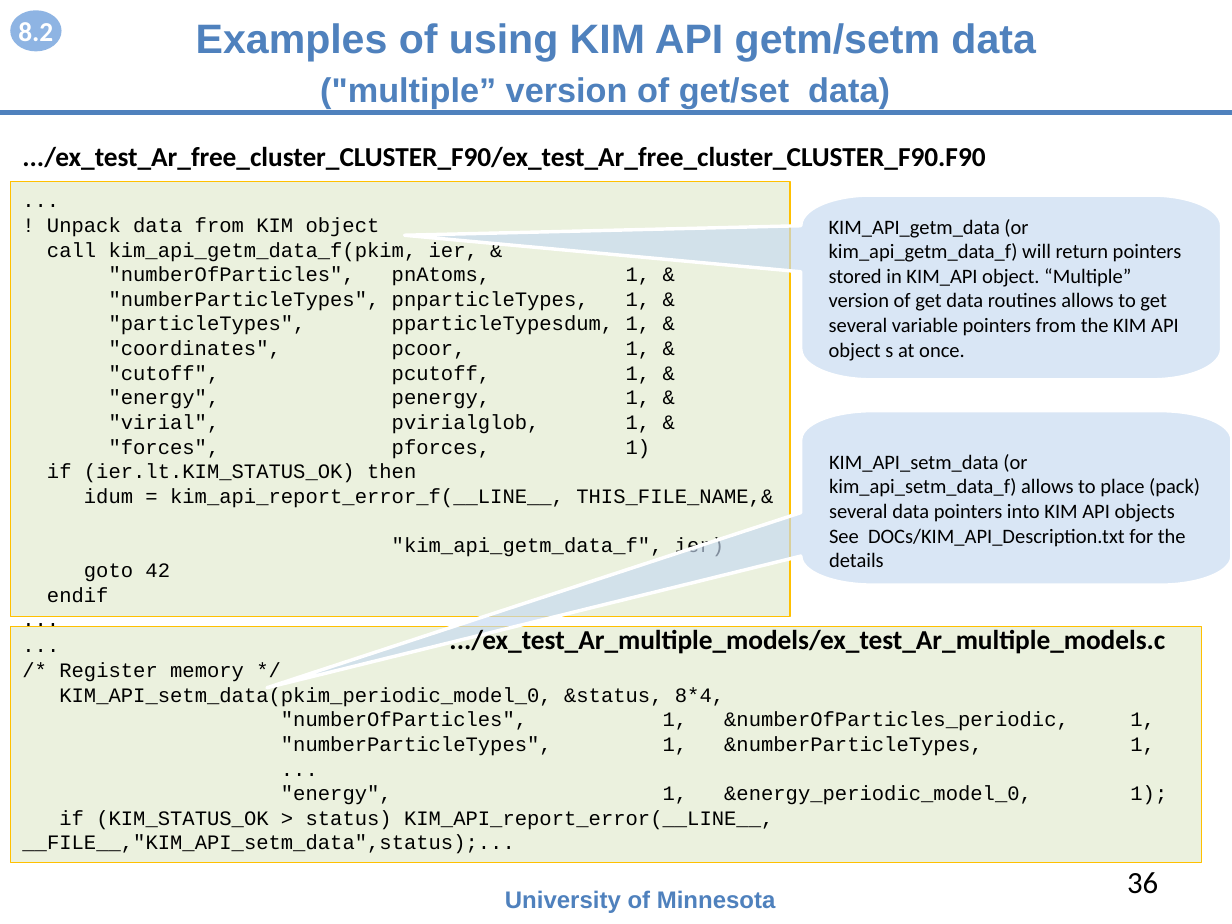
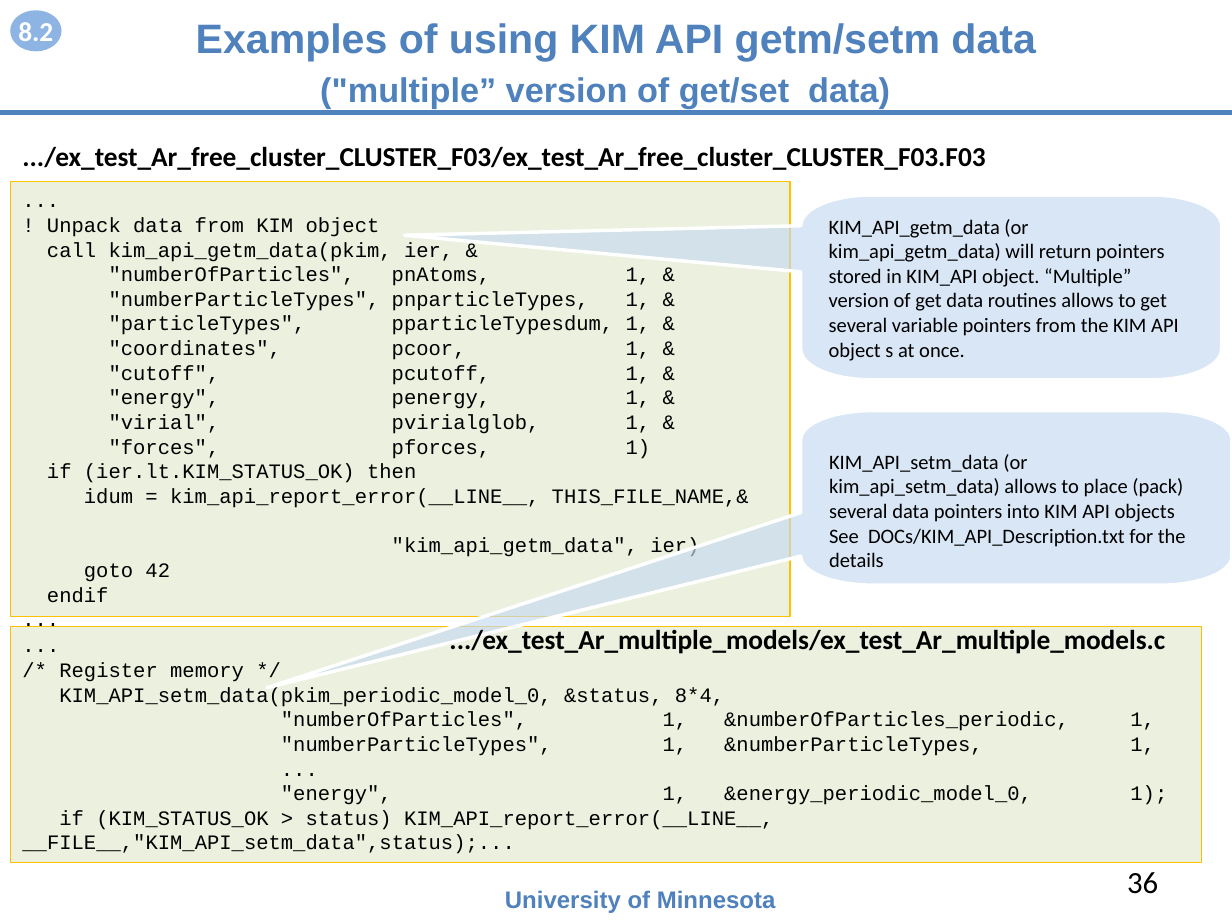
Before and after one commit to openkim/kim-api, a slide deck: slide 36 of DOCS/openkim-api-introduction.pptx. Drawn at 1232x924 pixels with LibreOffice and Linux fonts; fonts in the diff are those of the drawing. Boxes give left, top, right and bottom in pixels: in the first picture for what was removed or moved away, otherwise in the second. Text is boxed around its words. In the diff, an @@ line names an element or a change of style, - is before the commit and + after.

```diff
--- a/DOCS/openkim-api-introduction.pptx
+++ b/DOCS/openkim-api-introduction.pptx
@@ text at (22, 146, 985, 170): text changed @@
-.../ex_test_Ar_free_cluster_CLUSTER_F90/ex_test_Ar_free_cluster_CLUSTER_F90.F90
+.../ex_test_Ar_free_cluster_CLUSTER_F03/ex_test_Ar_free_cluster_CLUSTER_F03.F03
@@ text in freeform shape at (829, 219, 1179, 361): text changed @@
-KIM_API_getm_data (or kim_api_getm_data_f) will return pointers stored in KIM_API object. “Multiple” version of get data routines allows to get several variable pointers from the KIM API object s at once.
+KIM_API_getm_data (or kim_api_getm_data) will return pointers stored in KIM_API object. “Multiple” version of get data routines allows to get several variable pointers from the KIM API object s at once.
@@ text in rectangle at (47, 242, 453, 262): text changed @@
-call kim_api_getm_data_f(pkim, ier, &
+call kim_api_getm_data(pkim, ier, &
@@ text in freeform shape at (829, 454, 1183, 522): text changed @@
-KIM_API_setm_data (or kim_api_setm_data_f) allows to place (pack) several data pointers into KIM API objects
+KIM_API_setm_data (or kim_api_setm_data) allows to place (pack) several data pointers into KIM API objects
@@ text in rectangle at (84, 488, 749, 557): text changed @@
-idum = kim_api_report_error_f(__LINE__, THIS_FILE_NAME,&
-"kim_api_getm_data_f", ier)
+idum = kim_api_report_error(__LINE__, THIS_FILE_NAME,&
+"kim_api_getm_data", ier)
```
Also in this commit, not shown: 14 other slides changed, 1 slide removed, 25 other files.
